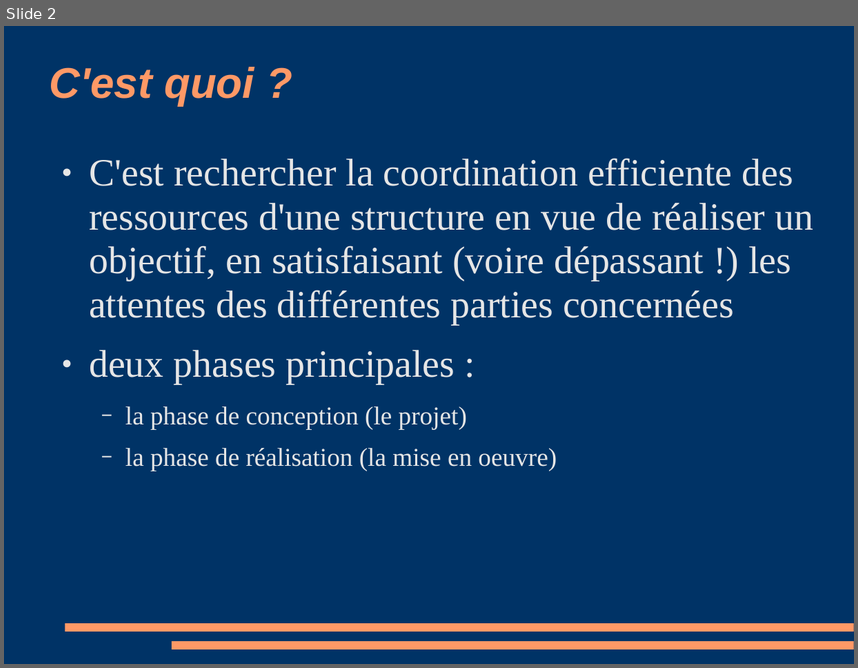
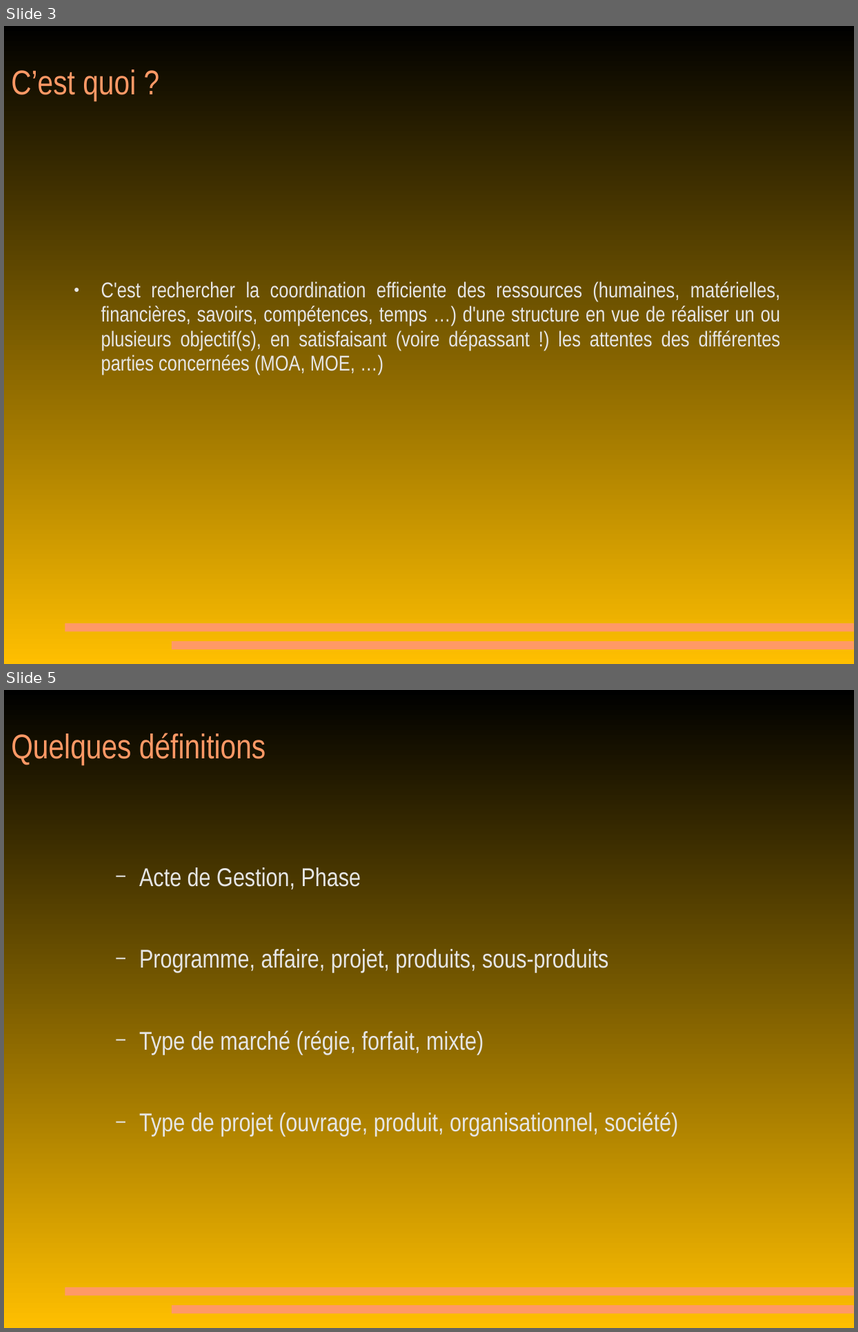
Before and after one commit to MichaelMondou/Cours, a slide deck: Gestion de projet/010 cours 1 gestion projet.pps. Shown one above the other, each under a label of ours: slide 2 before the commit, slides 3 and 5 after it; the slides between them are not shown. The pictures are 858x668 and 858x1332 pixels, drawn with LibreOffice and Linux fonts; fonts in the diff are those of the drawing. Boxes give left, top, right and bottom in pixels: in the first picture for what was removed or moved away, otherwise in the second. Text is boxed around its words. In the diff, an @@ line names an element or a change of style, - is before the commit and + after.

Commit message:
Les PDFs de gestion de projet à jour.

```diff
--- a/Gestion de projet/010 cours 1 gestion projet.pps
+++ b/Gestion de projet/010 cours 1 gestion projet.pps
@@ slide 5 added at (4,690,854,1328), background gradient #000000 to #FFBF00; not listed: 2 template elements that a slide beside it also shows @@
@@ title added at (11,733,266,765), 32 pt, text #FF9966 @@
+Quelques définitions
@@ text added at (139,867,678,1136), 24 pt, text #E6E6E6 @@
+  − Acte de Gestion, Phase
+  − Programme, affaire, projet, produits, sous-produits
+  − Type de marché (régie, forfait, mixte)
+  − Type de projet (ouvrage, produit, organisationnel, société)
@@ what was slide 2 is now slide 3 @@
@@ slide 3 changed as well @@
@@ background #003366 to gradient #000000 to #FFBF00 @@
@@ title at (11,69,136,101): text changed; size 40 to 32 pt; font Arial to Arial Narrow; bold off; italic off @@
-C'est quoi ?
+C’est quoi ?
@@ text at (101,281,781,374): text changed; size 36 to 20 pt; font Times New Roman to Arial Narrow @@
-● C'est rechercher la coordination efficiente des ressources d'une structure en vue de réaliser un objectif, en satisfaisant (voire dépassant !) les attentes des différentes parties concernées
-● deux phases principales :
-  − la phase de conception (le projet)
-  − la phase de réalisation (la mise en oeuvre)
+● C'est rechercher la coordination efficiente des ressources (humaines, matérielles, financières, savoirs, compétences, temps …) d'une structure en vue de réaliser un ou plusieurs objectif(s), en satisfaisant (voire dépassant !) les attentes des différentes parties concernées (MOA, MOE, …)
```
Also in this commit, not shown: 5 other slides changed, 8 other slides added, 8 slides removed, 9 other files.
